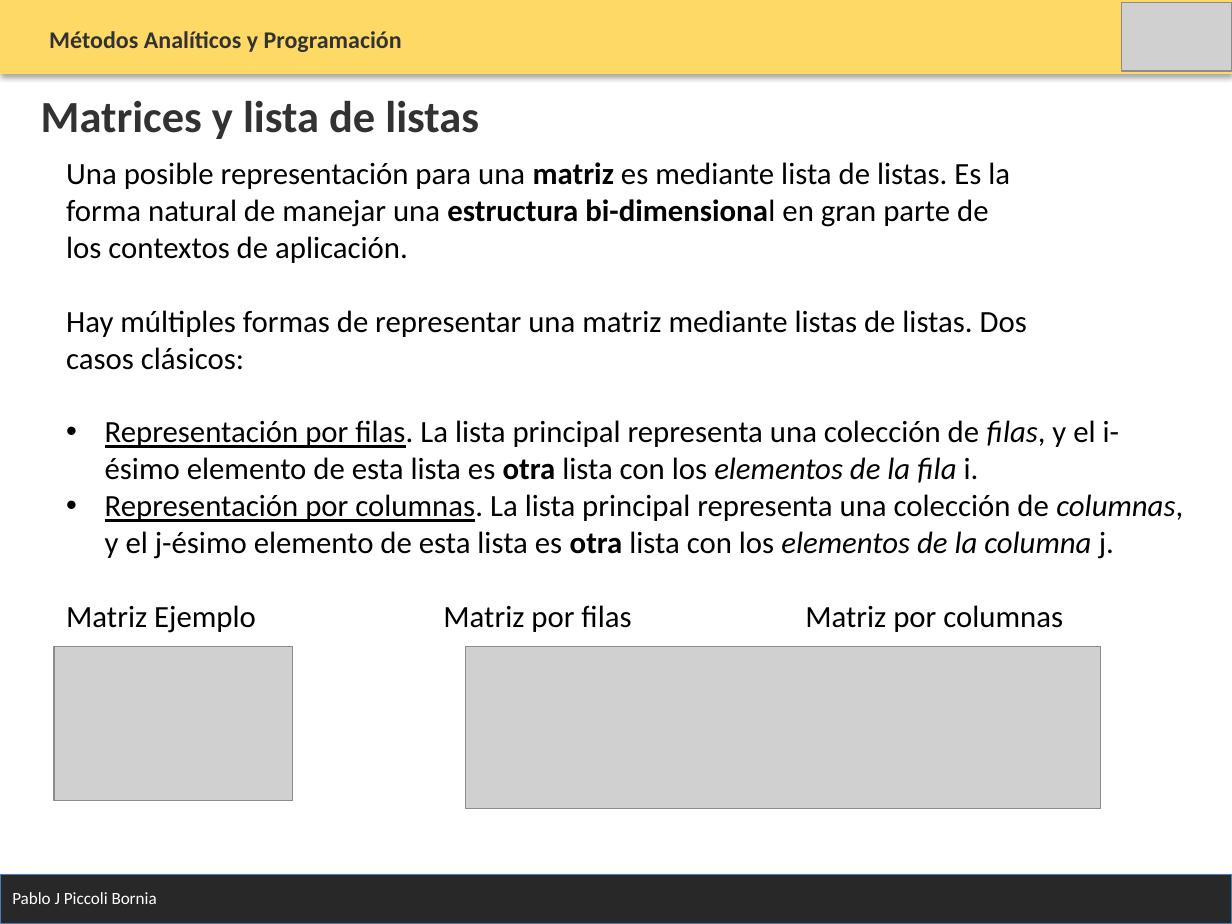
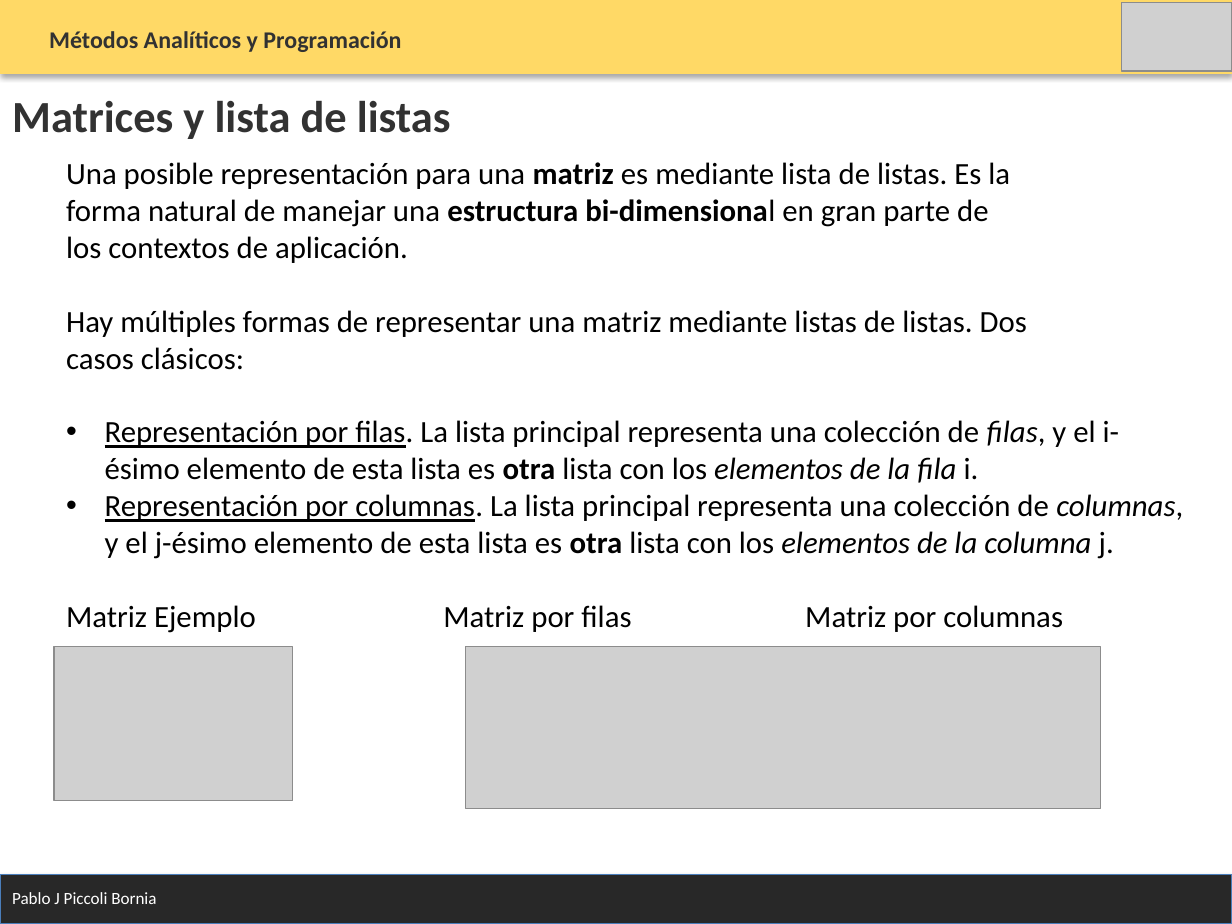
Before and after one commit to PabloPicc/MAyP_2026_1S, a slide deck: slide 4 of clases_teoricas_2026/Clase_9_Matrices.pptx. Drawn at 1232x924 pixels with LibreOffice and Linux fonts; fonts in the diff are those of the drawing; grey boxes stand for pictures. Boxes give left, top, right and bottom in pixels: in the first picture for what was removed or moved away, otherwise in the second. Text is boxed around its words. In the diff, an @@ line names an element or a change of style, - is before the commit and + after.

```diff
--- a/clases_teoricas_2026/Clase_9_Matrices.pptx
+++ b/clases_teoricas_2026/Clase_9_Matrices.pptx
@@ text "Matrices y lista de listas": place and size @@
-text "Matrices y lista de listas" at (41, 100, 479, 139)
+text "Matrices y lista de listas" at (12, 100, 451, 139)
@@ rectangle at (0, 875, 1232, 924): outline #4B7EBC 0.75 pt to #4A7EBB 0.75 pt @@
```
Also in this commit, not shown: 13 other slides changed, 28 other files.
